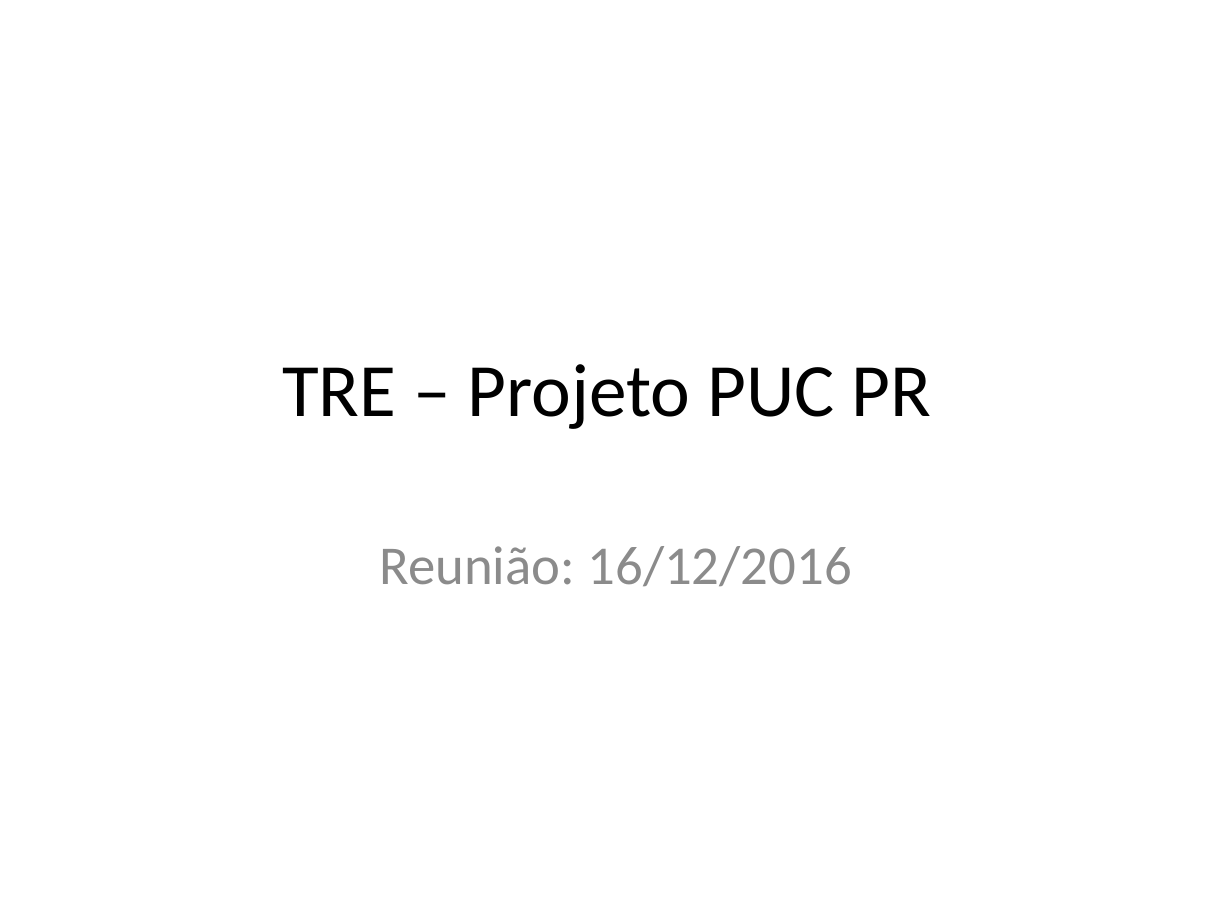
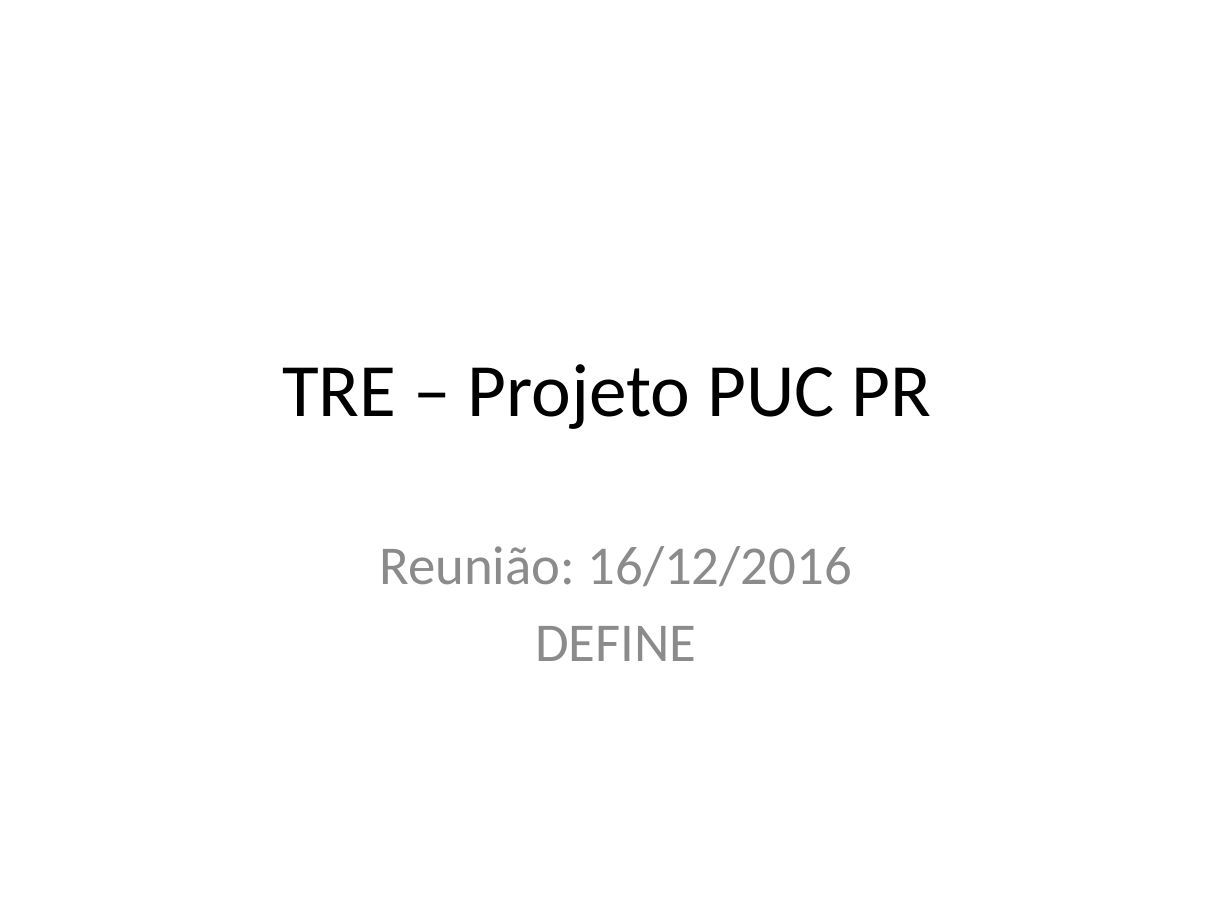
Before and after one commit to ruhansanabria/Puc_Lean2016, a slide deck: slide 1 of Apresentações - ATAS de Reunião/TRE – Projeto PUC PR_16122016.pptx. Drawn at 1232x924 pixels with LibreOffice and Linux fonts; fonts in the diff are those of the drawing. Boxes give left, top, right and bottom in pixels: in the first picture for what was removed or moved away, otherwise in the second. Text is boxed around its words. In the diff, an @@ line names an element or a change of style, - is before the commit and + after.

```diff
--- a/Apresentações - ATAS de Reunião/TRE – Projeto PUC PR_16122016.pptx
+++ b/Apresentações - ATAS de Reunião/TRE – Projeto PUC PR_16122016.pptx
@@ subtitle at box(535, 626, 696, 661): paragraph added @@
+DEFINE
```
Also in this commit, not shown: 1 other slide changed, 4 slides added, 4 other files.
